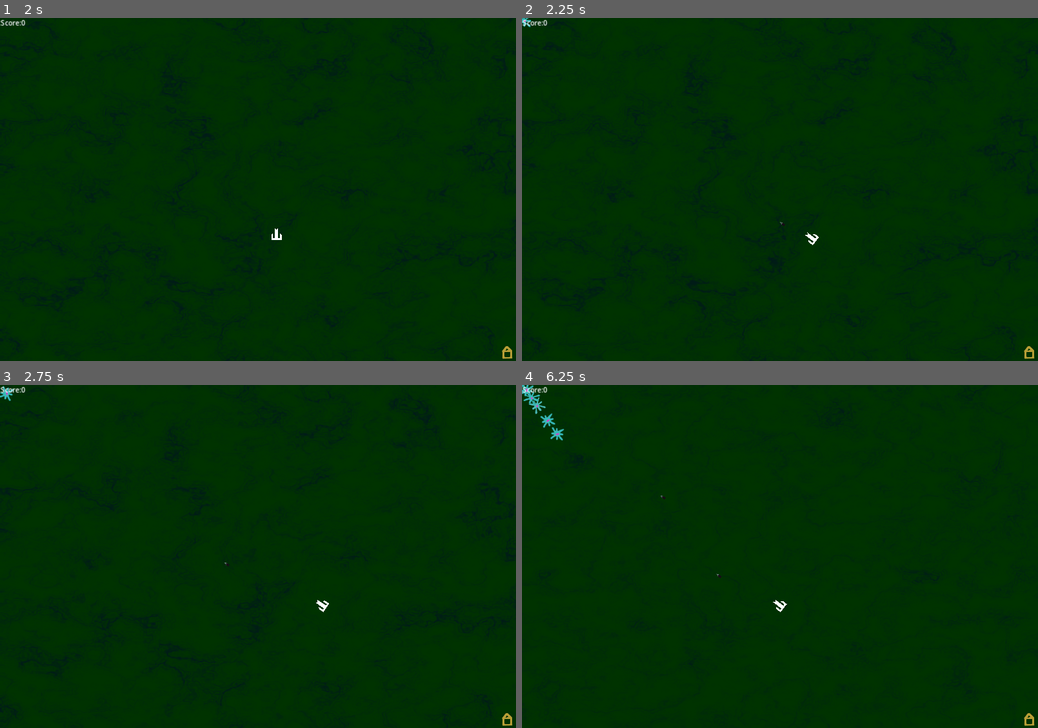
Above: before the commit, frames 1-4 (two rows, left to right).
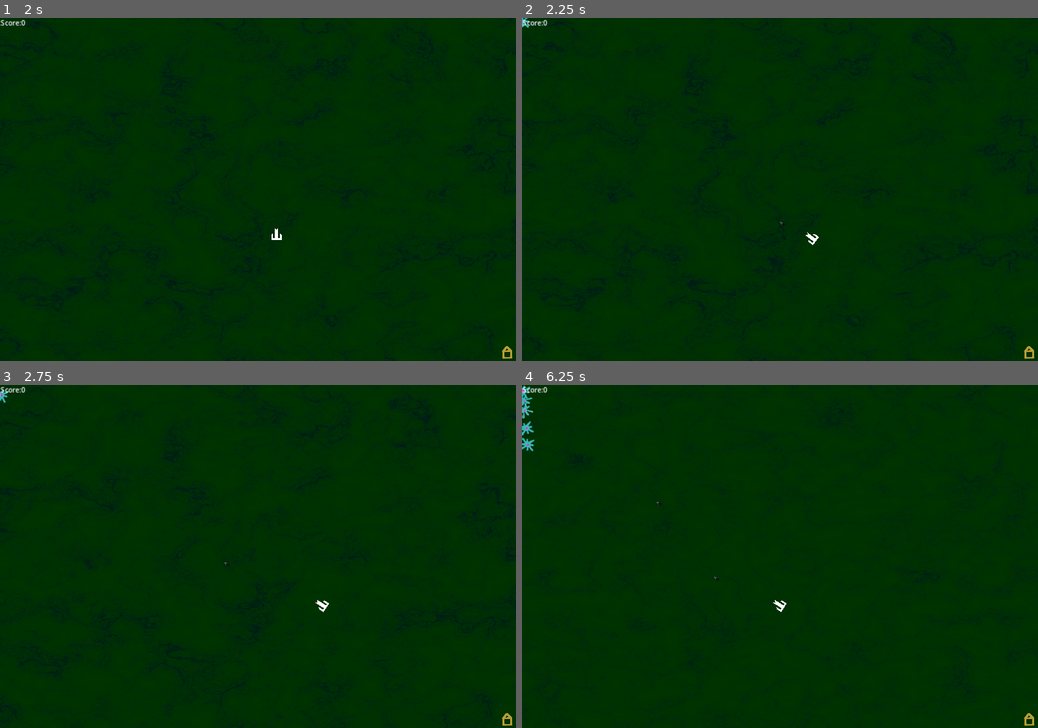
Above: after the commit, the same moments.

Repository: Habidakus/turrim-caelum
Game: Godot game, scene res://main.tscn
The game is run twice, just before and just after one commit, with the same random seed, the same clock (stepped at 60 frames per second) and the same inputs. The engine's default icon, where the game draws it, is replaced by a stand-in: a white triangle on a blue panel in a dark square.
Inputs (mouse positions are in pixels of both pictures, inside the frame that each line leads up to):
- Up to frame 1 (2 s): tap Enter (pause) at 0.5 s; move the mouse to (371, 172) at 0.52 s; hold D (move_right) 0.53-1.28 s; click (371, 172) at 0.67 s; move the mouse to (154, 206) at 1.27 s; hold S (move_down) from 1.28 s (still down); click (154, 206) at 1.42 s
- Up to frame 2 (2.25 s): tap Space at 2 s; move the mouse to (831, 114) at 2.02 s; release S (move_down) at 2.03 s; hold D (move_right) from 2.03 s (still down); click (831, 114) at 2.17 s
- Up to frame 3 (2.75 s): keep holding D (move_right)
- Up to frame 4 (6.25 s): move the mouse to (754, 625) at 2.77 s; release D (move_right) at 2.78 s; hold W (move_up) 2.78-3.53 s; click (754, 625) at 2.92 s; move the mouse to (934, 607) at 3.52 s; hold A (move_left) 3.53-5.03 s; click (934, 607) at 3.67 s; tap Enter (pause) at 4.15 s; move the mouse to (625, 505) at 4.27 s; click (625, 505) at 4.42 s; move the mouse to (805, 556) at 5.02 s; hold S (move_down) 5.03-5.78 s; click (805, 556) at 5.17 s; move the mouse to (702, 470) at 5.77 s; hold D (move_right) from 5.78 s (still down); click (702, 470) at 5.92 s

Frame 1 is identical in both runs. In frame 2, less than 0.1% of the frame differs, in the area x 0-56%, y 0-66%; in frame 3, less than 0.1%; in frame 4, 0.5%, in the area x 0-52%, y 0-67%.

Commit message:
Controller support on card page, supply curses if we run out of advantages

Diff:
--- a/CardData.gd
+++ b/CardData.gd
@@ -9,7 +9,8 @@
 	bulletLife = 4,
 	moreDamage = 5,
 	autospend = 6,
-	revealSooner = 7
+	revealSooner = 7,
+	curseAdvanceMonsters = 8,
 }
 
 @export_group("Text")
@@ -19,6 +20,9 @@
 @export_group("boon")
 @export var boonType : BoonType
 @export var boonMultiple : float
+
+func is_curse() -> bool:
+	return false
 
 func is_possible(_player: Player, _cardData: CardData) -> bool:
 	return true
--- /dev/null
+++ b/Data/cardData_curse_idAdvance.gd
@@ -0,0 +1,15 @@
+extends CardData
+
+var multiple : float = 1
+
+func is_curse() -> bool:
+	return true;
+
+func initialize_for_purchase(_player: Player, cardData: CardData):
+	multiple = cardData.boonMultiple
+
+func is_possible(_player: Player, _cardData: CardData) -> bool:
+	return true
+
+func apply_card(player: Player):
+	player.get_parent().advance_id(multiple)
--- /dev/null
+++ b/Data/curse_idAdvance_hard.tres
@@ -0,0 +1,11 @@
+[gd_resource type="Resource" load_steps=2 format=3 uid="uid://8banm8scwxh"]
+
+[ext_resource type="Script" path="res://Data/cardData_curse_idAdvance.gd" id="1_om6ri"]
+
+[resource]
+script = ExtResource("1_om6ri")
+cardName = "Harder Enemy"
+description = "Monsters get so much more difficult.
+Yikes."
+boonType = 8
+boonMultiple = 2.0
--- /dev/null
+++ b/Data/curse_idAdvance_medium.tres
@@ -0,0 +1,10 @@
+[gd_resource type="Resource" load_steps=2 format=3 uid="uid://x16wco50crkf"]
+
+[ext_resource type="Script" path="res://Data/cardData_curse_idAdvance.gd" id="1_4vtem"]
+
+[resource]
+script = ExtResource("1_4vtem")
+cardName = "Harder Enemy"
+description = "Monsters get much more difficult."
+boonType = 8
+boonMultiple = 1.75
--- /dev/null
+++ b/Data/curse_idAdvance_minor.tres
@@ -0,0 +1,10 @@
+[gd_resource type="Resource" load_steps=2 format=3 uid="uid://cqchd4ldv28as"]
+
+[ext_resource type="Script" path="res://Data/cardData_curse_idAdvance.gd" id="1_fn4kx"]
+
+[resource]
+script = ExtResource("1_fn4kx")
+cardName = "Harder Enemy"
+description = "Monsters get more difficult."
+boonType = 8
+boonMultiple = 1.5
--- a/card_template.gd
+++ b/card_template.gd
@@ -16,7 +16,10 @@
 
 func mouse_hover(is_hovering : bool):
 	if is_hovering:
-		$Background.color = Color.LIGHT_BLUE
+		if cardData.is_curse():
+			$Background.color = Color.LIGHT_PINK
+		else:
+			$Background.color = Color.LIGHT_BLUE
 	else:
 		$Background.color = Color.WHITE
 
--- a/hud.gd
+++ b/hud.gd
@@ -3,6 +3,7 @@
 @export var card_template_scene: PackedScene
 
 var activeCard = null
+var showingCards : bool = false
 
 func find_card_viewport(card) -> SubViewport:
 	if card == null:
@@ -42,6 +43,50 @@
 	$PressAnyKey.hide()
 	$MoneyValue.hide()
 	$MoneyLabel.hide()
+	showingCards = false
+
+func _process(_delta):
+	if !showingCards:
+		return
+	if Input.is_action_just_pressed("move_right"):
+		# TODO: Card layout is currently B A C
+		if activeCard == $CardA:
+			_on_card_a_mouse_exited()
+			activeCard = $CardC
+		elif activeCard == $CardB:
+			_on_card_a_mouse_exited()
+			activeCard = $CardA
+		elif activeCard == $CardC:
+			_on_card_a_mouse_exited()
+			activeCard = $CardB
+		else:
+			activeCard = $CardB
+		var cardTemplate = find_card_template(activeCard)
+		if cardTemplate != null:
+			cardTemplate.mouse_hover(true)
+		else:
+			activeCard = null
+	elif Input.is_action_just_pressed("move_left"):
+		# TODO: Card layout is currently B A C
+		if activeCard == $CardA:
+			_on_card_a_mouse_exited()
+			activeCard = $CardB
+		elif activeCard == $CardB:
+			_on_card_a_mouse_exited()
+			activeCard = $CardC
+		elif activeCard == $CardC:
+			_on_card_a_mouse_exited()
+			activeCard = $CardA
+		else:
+			activeCard = $CardC
+		var cardTemplate = find_card_template(activeCard)
+		if cardTemplate != null:
+			cardTemplate.mouse_hover(true)
+		else:
+			activeCard = null
+	elif Input.is_action_just_pressed("pause"):
+		if activeCard != null:
+			activate_card()
 
 func init_card(card, cardData: CardData, player : Player):
 	var cardTemplate = find_card_template(card)
@@ -60,6 +105,7 @@
 	$ScoreValue.show()
 	$GameOver.hide()
 	$PressAnyKey.hide()
+	showingCards = true
 
 func stop_shopping():
 	$CardA.hide()
@@ -70,6 +116,7 @@
 	$ScoreValue.show()
 	$GameOver.hide()
 	$PressAnyKey.hide()
+	showingCards = false
 
 func game_over():
 	$CardA.hide()
@@ -135,8 +182,12 @@
 
 func _on_card_a_gui_input(event):
 	if event is InputEventMouseButton:
-		if activeCard != null:
-			var cardTemplate = find_card_template(activeCard)
-			if cardTemplate != null:
-				cardTemplate.apply()
+		activate_card()
+
+func activate_card():
+	if activeCard != null:
+		var cardTemplate = find_card_template(activeCard)
+		if cardTemplate != null:
+			cardTemplate.apply()
+			cardTemplate.mouse_hover(false)
 			activeCard = null
--- a/main.gd
+++ b/main.gd
@@ -16,8 +16,6 @@
 # Godot Tech to learn:
 # - settings screen
 # - local persistence
-# - more particle system
-# - controller support
 # - state machine (for use in which mode we're in: playing, scoreboard, info screen, etc...)
 #
 # Features to add:
@@ -40,9 +38,9 @@
 #   - hailstorm
 #   - movement-based power attacks (move in circle, move in star pattern, etc...)
 #   - GIVE & TAKE, some advancements increase one stat while takng others away
+# - Add more curses
 # Bugs to fix:
 # - Add sound & VFX feedback when selecting upgrade card
-# - bullets should live for distance travelled, not time in the air
 
 var screen_size;
 var rng = RandomNumberGenerator.new()
@@ -70,6 +68,12 @@
 	load("res://Data/revealFinalApproachSooner_a1.tres"),
 ]
 
+var possible_curses = [
+	load("res://Data/curse_idAdvance_minor.tres"),
+	load("res://Data/curse_idAdvance_medium.tres"),
+	load("res://Data/curse_idAdvance_hard.tres"),
+]
+
 signal increase_score(amount : int)
 
 # Called when the node enters the scene tree for the first time.
@@ -120,24 +124,29 @@
 func get_mob_average_health() -> float:
 	return rolling_mob_health_average
 
+func advance_id(advanceAmount : float):
+	mobId = int(float(mobId) * advanceAmount)
+
 func add_path_point(start: Vector2, end: Vector2, desired_length: float, curve : Curve2D) -> Curve2D:
 	var best_bl = 0
 	var best : Curve2D = null
+	var buffer = max(20, 400 - mobId)
+	var maxPlacement : Vector2 = screen_size - Vector2(buffer, buffer);
 	for i in 50:
 		var tStart = start
 		if rng.randi() % 2 == 1:
 			tStart.x += 80;
 		else:
 			tStart.y += 80;
-		tStart.x = clamp(tStart.x, 20, screen_size.x - 20)
-		tStart.y = clamp(tStart.y, 20, screen_size.y - 20)
+		tStart.x = clamp(tStart.x, 20, maxPlacement.x)
+		tStart.y = clamp(tStart.y, 20, maxPlacement.y)
 		var tEnd = end
 		if rng.randi() % 2 == 1:
 			tEnd.x -= 80;
 		else:
 			tEnd.y -= 80;
-		tEnd.x = clamp(tEnd.x, 20, screen_size.x - 20)
-		tEnd.y = clamp(tEnd.y, 20, screen_size.y - 20)
+		tEnd.x = clamp(tEnd.x, 20, maxPlacement.x)
+		tEnd.y = clamp(tEnd.y, 20, maxPlacement.y)
 		var x = rng.randf_range(tStart.x, tEnd.x)
 		var y = rng.randf_range(tStart.y, tEnd.y)
 		var d : Curve2D = curve.duplicate()
@@ -189,6 +198,21 @@
 				cardB = card
 			elif cardC == null:
 				cardC = card
+
+	# We might have advanced so much that we're running
+	# out of good cards, so throw a bad card into the mix.
+	if cardC == null:
+		possible_curses.shuffle()
+		for card in possible_curses:
+			card.initialize_for_purchase(player, card)
+			if card.is_possible(player, card):
+				if cardA == null:
+					cardA = card
+				elif cardB == null:
+					cardB = card
+				elif cardC == null:
+					cardC = card
+
 	$HUD.spend_points(cardA, cardB, cardC, player)
 
 # Called every frame. 'delta' is the elapsed time since the previous frame.
